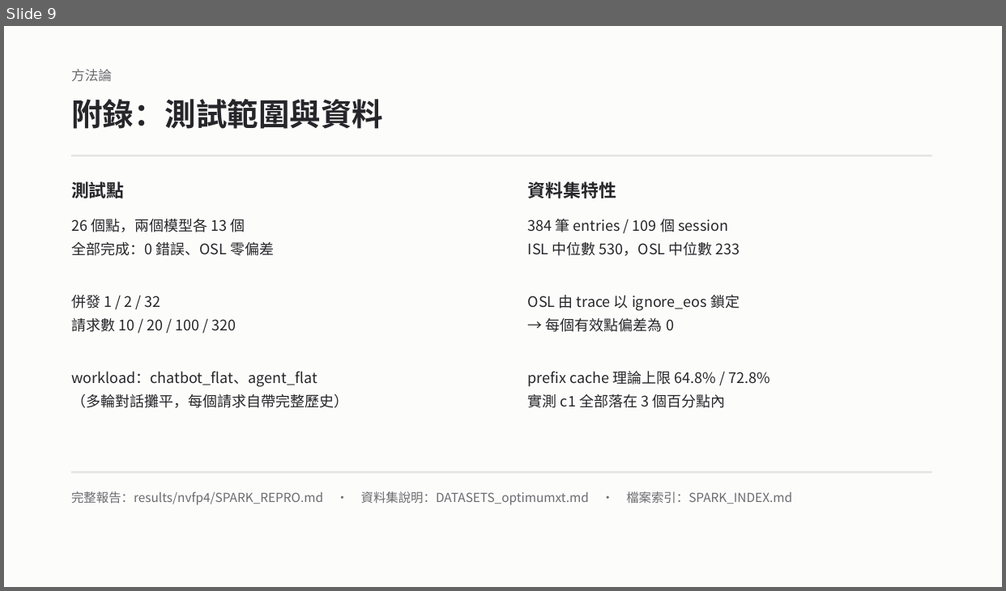
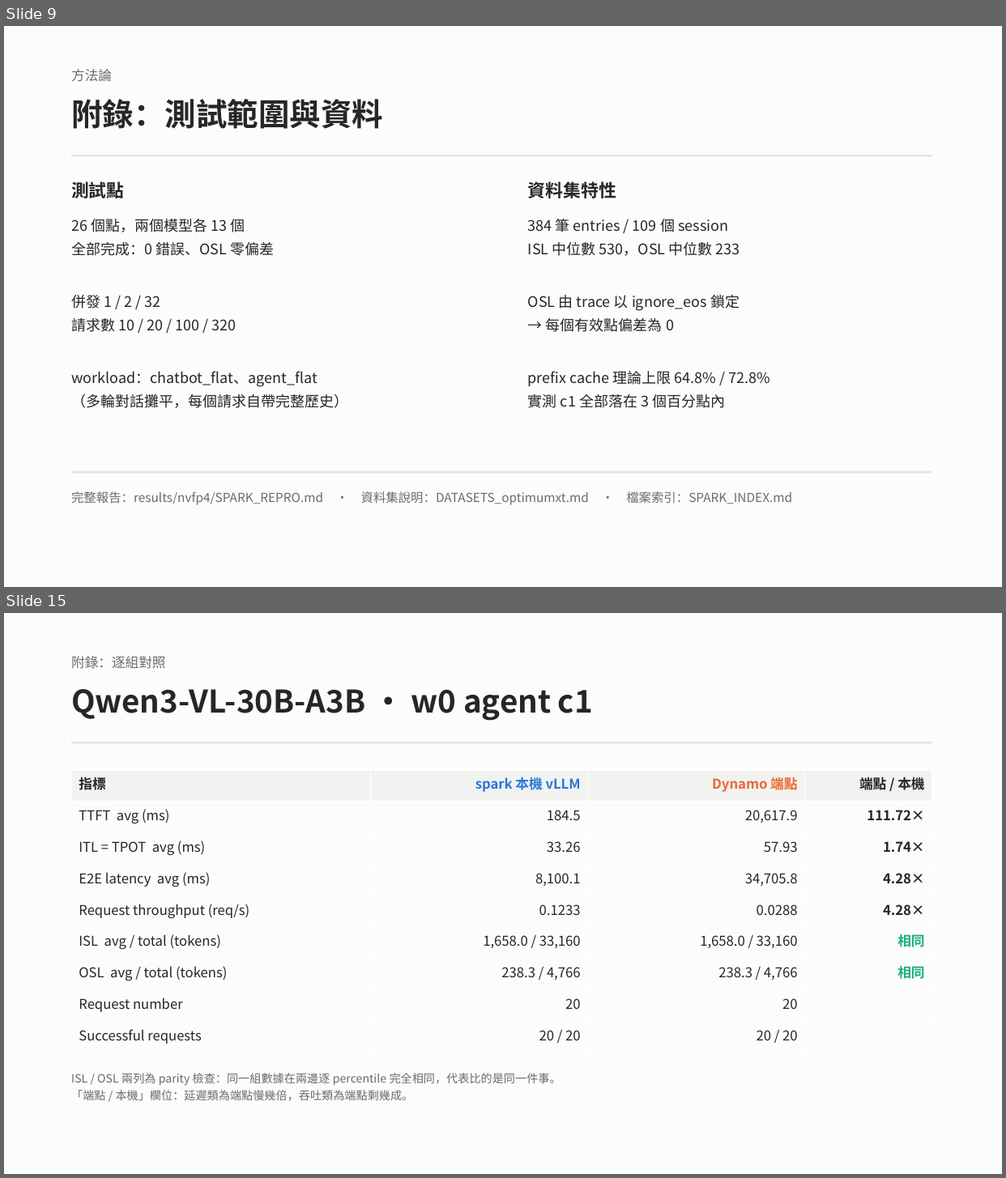
Before and after one commit to anud18/qwen36-vllm-aiperf-benchmark, a slide deck: results/nvfp4/optimumxt_findings.pptx. Shown one above the other, each under a label of ours: slide 9 before the commit, slides 9 and 15 after it; the slides between them are not shown. The pictures are 1006x591 and 1006x1178 pixels, drawn with LibreOffice and Linux fonts; fonts in the diff are those of the drawing. Boxes give left, top, right and bottom in pixels: in the first picture for what was removed or moved away, otherwise in the second. Text is boxed around its words. In the diff, an @@ line names an element or a change of style, - is before the commit and + after.

```diff
--- a/results/nvfp4/optimumxt_findings.pptx
+++ b/results/nvfp4/optimumxt_findings.pptx
@@ slide 15 added at (x1=4, y1=613, x2=1002, y2=1174), background #FCFCFB @@
@@ text added at (x1=71, y1=656, x2=166, y2=669), 13 pt, text #6B6B70 @@
+附錄：逐組對照
@@ text added at (x1=71, y1=689, x2=593, y2=721), 30 pt, text #26262A, bold @@
+Qwen3-VL-30B-A3B · w0 agent c1
@@ rectangle added at (x1=71, y1=742, x2=932, y2=744), fill #E4E4E2 @@
@@ table added at (x1=71, y1=770, x2=932, y2=1053), 9 rows, 4 columns @@
+指標 | spark 本機 vLLM | Dynamo 端點 | 端點 / 本機
+TTFT avg (ms) | 184.5 | 20,617.9 | 111.72×
+ITL = TPOT avg (ms) | 33.26 | 57.93 | 1.74×
+E2E latency avg (ms) | 8,100.1 | 34,705.8 | 4.28×
+Request throughput (req/s) | 0.1233 | 0.0288 | 4.28×
+ISL avg / total (tokens) | 1,658.0 / 33,160 | 1,658.0 / 33,160 | 相同
+OSL avg / total (tokens) | 238.3 / 4,766 | 238.3 / 4,766 | 相同
+Request number | 20 | 20 | 
+Successful requests | 20 / 20 | 20 / 20 | 
@@ text added at (x1=71, y1=1073, x2=561, y2=1101), 11 pt, text #6B6B70 @@
+ISL / OSL 兩列為 parity 檢查：同一組數據在兩邊逐 percentile 完全相同，代表比的是同一件事。
+「端點 / 本機」欄位：延遲類為端點慢幾倍，吞吐類為端點剩幾成。
```
Also in this commit, not shown: 28 other slides added, 3 other files.
